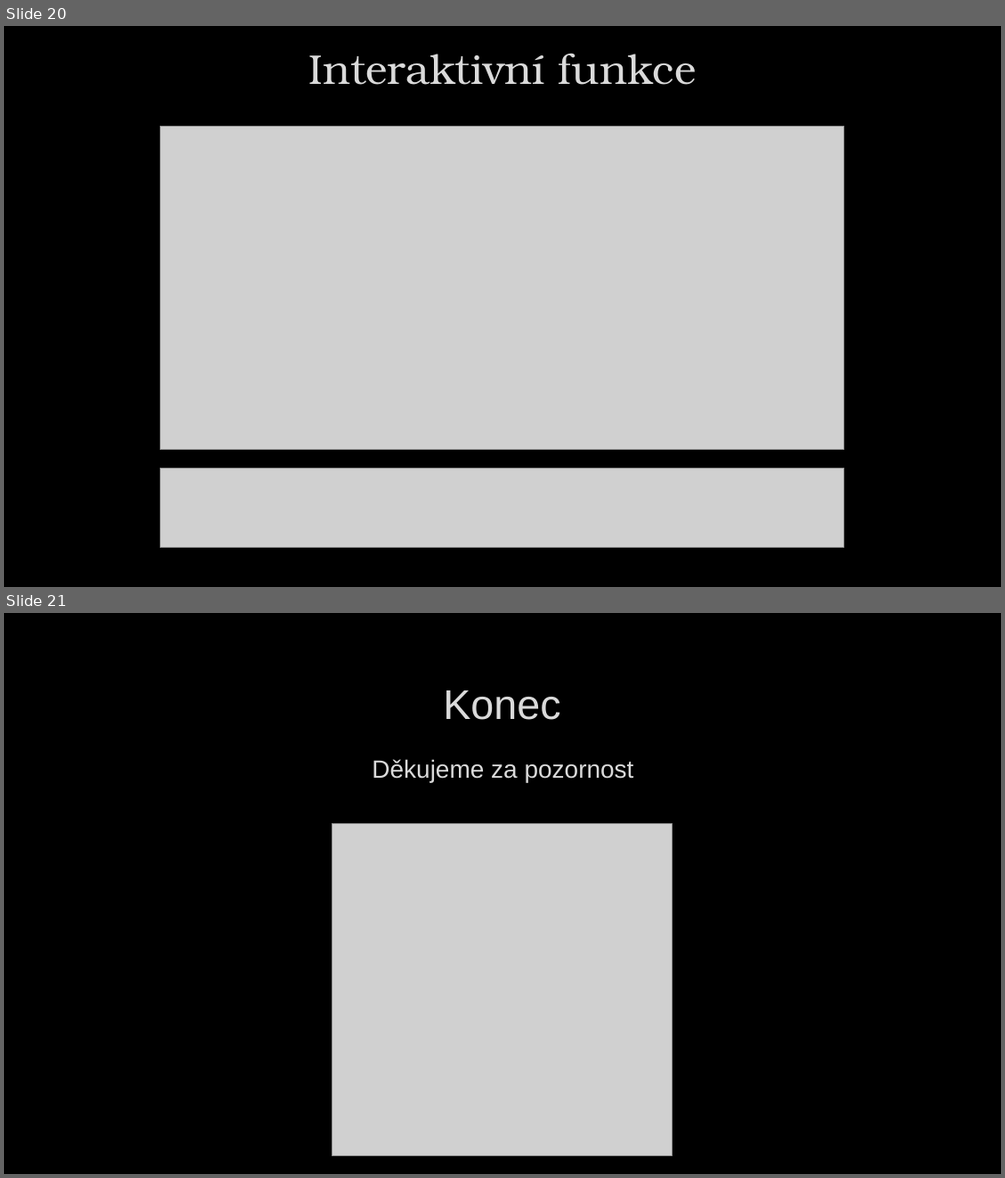
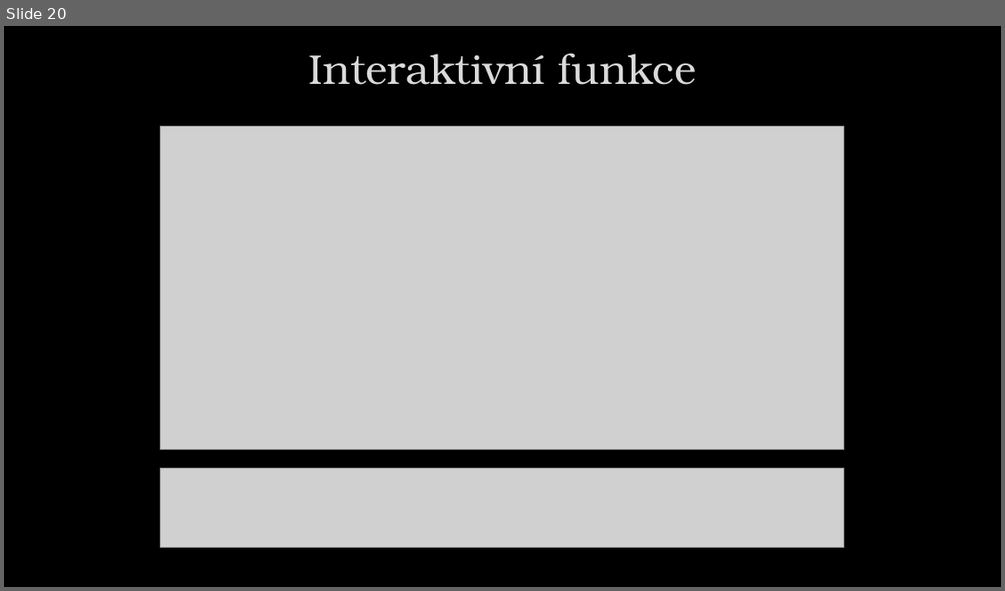
Before and after one commit to Meetsys128/kulisarnaUltra, a slide deck: NavrhWEB.pptx. Shown one above the other, each under a label of ours: slides 20 and 21 before the commit, slide 20 after it. The pictures are 1005x1178 and 1005x591 pixels, drawn with LibreOffice and Linux fonts; fonts in the diff are those of the drawing; grey boxes stand for pictures; background and template pictures are left out. Boxes give left, top, right and bottom in pixels: in the first picture for what was removed or moved away, otherwise in the second. Text is boxed around its words. In the diff, an @@ line names an element or a change of style, - is before the commit and + after.

```diff
--- a/NavrhWEB.pptx
+++ b/NavrhWEB.pptx
@@ slide 21 removed at [4,613,1001,1174], background picture (left out) @@
@@ title removed at [443,690,560,720] @@
-Konec
@@ text removed at [372,759,634,782] @@
-Děkujeme za pozornost
@@ picture removed at [332,824,672,1156] @@
```
Also in this commit, not shown: 1 slide changed, 1 other file.
